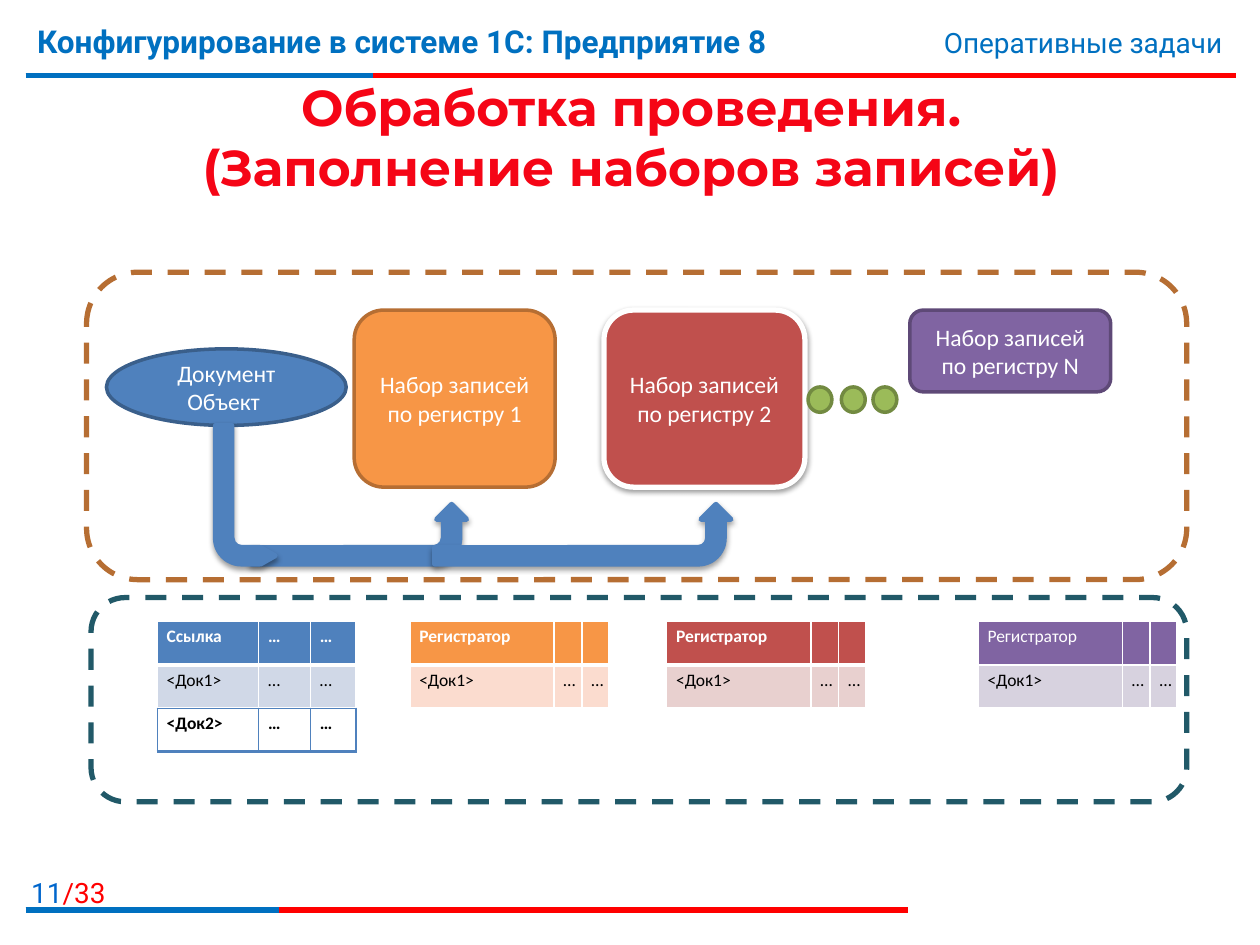
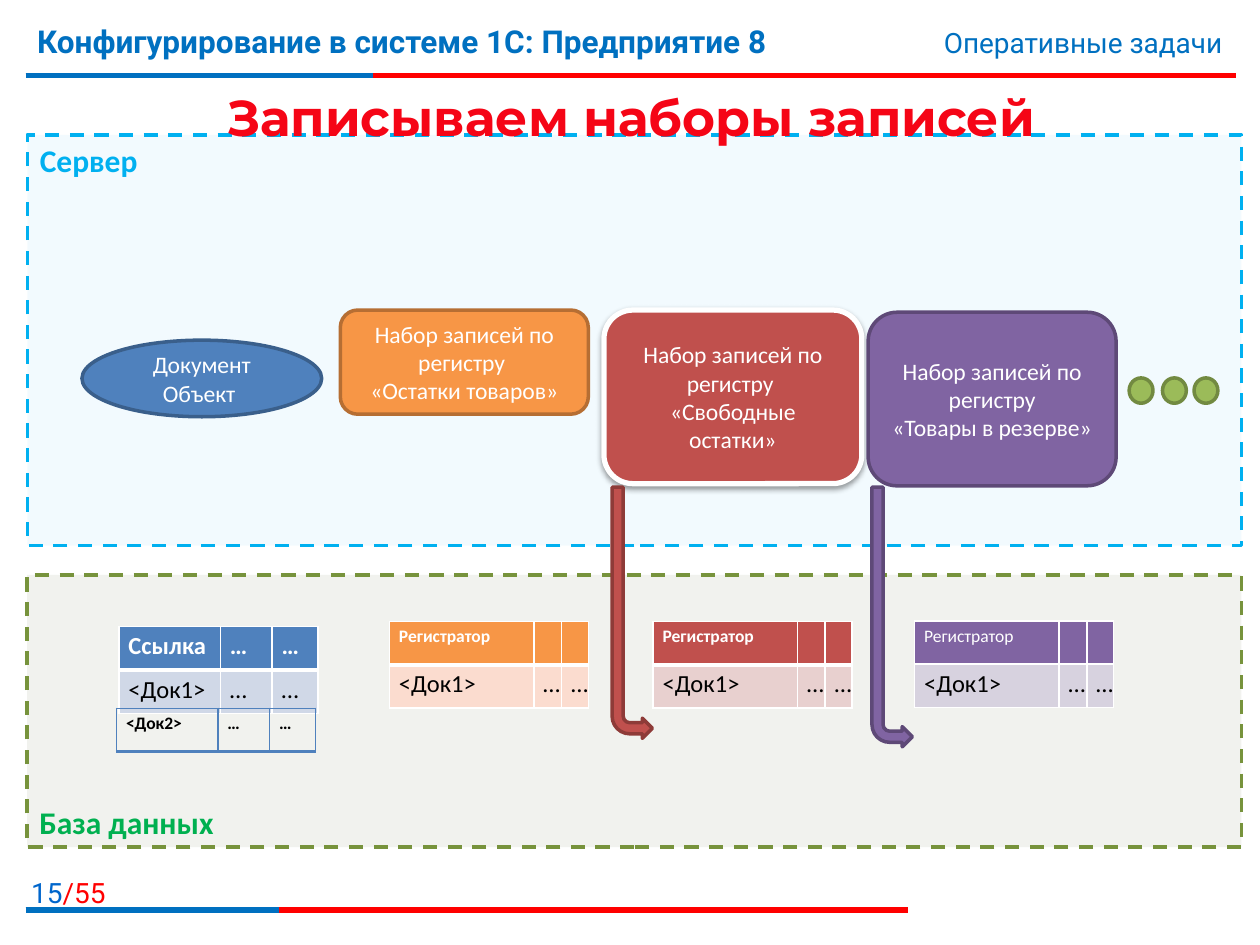
Before and after one commit to bestteacher-1c/documents_compl_kurs, a slide deck: slide 15 of Занятие_09/Иллюстрации_09.pptx (slide 11 before the commit). Drawn at 1260x945 pixels with LibreOffice and Linux fonts; fonts in the diff are those of the drawing; background and template pictures are left out. Boxes give left, top, right and bottom in pixels: in the first picture for what was removed or moved away, otherwise in the second. Text is boxed around its words. In the diff, an @@ line names an element or a change of style, - is before the commit and + after.

```diff
--- a/Занятие_09/Иллюстрации_09.pptx
+++ b/Занятие_09/Иллюстрации_09.pptx
@@ title at <box>227,97,1035,146</box>: text changed @@
-Обработка проведения.
-(Заполнение наборов записей)
+Записываем наборы записей
@@ rectangle added at <box>28,135,1242,546</box>, fill #00B0F0 at 5% opacity, outline #00B0F0 2 pt dashed, 18 pt, text #00B0F0, bold @@
+Сервер
@@ rounded rectangle removed at <box>87,272,1187,580</box> @@
@@ rounded rectangle "Набор записей по регистру «Остатки ...": place and size @@
-rounded rectangle "Набор записей по регистру «Остатки ..." at <box>354,310,554,488</box>
+rounded rectangle "Набор записей по регистру «Остатки ..." at <box>340,310,588,415</box>
@@ text in rounded rectangle at <box>370,327,558,403</box>: text changed @@
-Набор записей по регистру 1
+Набор записей по регистру
+«Остатки товаров»
@@ rounded rectangle "Набор записей по регистру «Свободные ...": place and size @@
-rounded rectangle "Набор записей по регистру «Свободные ..." at <box>604,310,804,488</box>
+rounded rectangle "Набор записей по регистру «Свободные ..." at <box>604,310,862,484</box>
@@ rounded rectangle "Набор записей по регистру «Товары ...": place and size @@
-rounded rectangle "Набор записей по регистру «Товары ..." at <box>910,310,1110,392</box>
+rounded rectangle "Набор записей по регистру «Товары ..." at <box>868,312,1116,486</box>
@@ ellipse "Документ Объект": place and size @@
-ellipse "Документ Объект" at <box>106,349,345,426</box>
+ellipse "Документ Объект" at <box>82,340,321,417</box>
@@ text in rounded rectangle at <box>643,347,823,448</box>: text changed @@
-Набор записей по регистру 2
+Набор записей по регистру
+«Свободные остатки»
@@ text in rounded rectangle at <box>892,364,1092,440</box>: text changed @@
-Набор записей по регистру N
+Набор записей по регистру
+«Товары в резерве»
@@ ellipse: place and size @@
-ellipse at <box>873,387,897,412</box>
+ellipse at <box>1129,378,1153,403</box>
@@ ellipse: place and size @@
-ellipse at <box>842,387,866,412</box>
+ellipse at <box>1163,378,1187,403</box>
@@ ellipse: place and size @@
-ellipse at <box>808,387,832,412</box>
+ellipse at <box>1194,378,1218,403</box>
@@ bent arrow removed at <box>215,426,275,564</box> @@
@@ bent arrow removed at <box>251,505,466,564</box> @@
@@ bent arrow removed at <box>435,504,731,563</box> @@
@@ bent arrow added at <box>612,488,653,738</box>, fill #C0504D, outline #8E3B39 2 pt @@
@@ bent arrow added at <box>872,488,912,747</box>, fill #8064A2, outline #5F4A78 2 pt @@
@@ rectangle added at <box>26,575,1241,847</box>, fill #4F6228 at 8% opacity, outline #77933C 2 pt dashed, 18 pt, text #00B050, bold @@
+База данных
@@ rounded rectangle removed at <box>91,597,1187,801</box> @@
@@ table at <box>118,626,316,713</box> @@
@@ size 10 to 14 pt @@
@@ table: place and size @@
-table at <box>158,621,355,708</box>
+table at <box>118,626,316,713</box>
@@ table at <box>389,621,587,708</box> @@
@@ size 10 to 14 pt in "<Док1>", "…", "…" @@
@@ table: place and size @@
-table at <box>410,621,607,708</box>
+table at <box>389,621,587,708</box>
@@ table at <box>653,621,850,708</box> @@
@@ size 10 to 14 pt in "<Док1>", "…", "…" @@
@@ table: place and size @@
-table at <box>667,621,864,708</box>
+table at <box>653,621,850,708</box>
@@ table at <box>915,621,1113,708</box> @@
@@ size 10 to 14 pt in "<Док1>", "…", "…" @@
@@ table: place and size @@
-table at <box>978,621,1176,708</box>
+table at <box>915,621,1113,708</box>
@@ table: place and size @@
-table at <box>158,708,355,751</box>
+table at <box>117,708,315,751</box>
@@ page number at <box>31,883,105,910</box>: text changed @@
-11/33
+15/55
```
Also in this commit, not shown: 8 other slides changed, 13 slides added, 1 other file.
